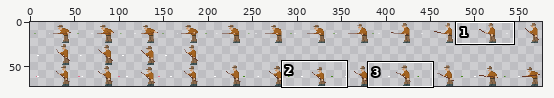
Sprite sheet -- resources/animations/pool_player.png. Above, an overview of the earlier version with the close-up marked.
Close-up. Earlier state:
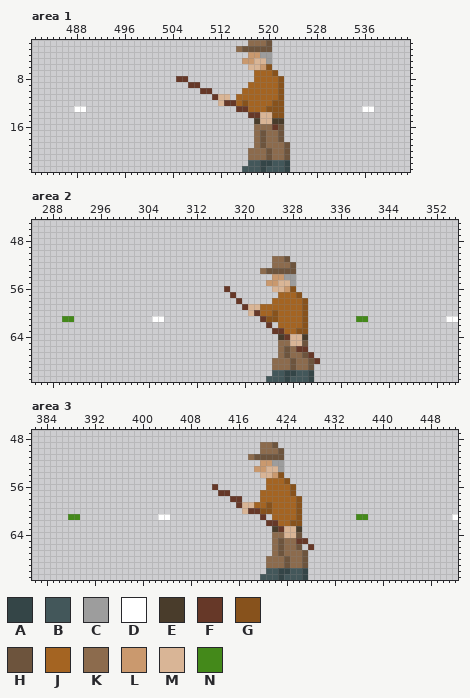
The file is 576x72 pixels. Colours within 5 levels of each other are drawn and written as one. Shown: area 1: x 481..543, y 2..23; area 2: x 285..355, y 45..71; area 3: x 382..452, y 47..71. The commit also changed other parts of the picture, which this record leaves out.
Palette (. is transparent): A #344547  B #43575a  C #9d9d9d  D #ffffff  E #493c2b  F #663828  G #87521c  H #6d543d  J #a46422  K #8c6b4d  L #ca996e  M #d9b596  N #44891a
Pixels before, area 1, first column x 488:
 2 .............................KKKH.................
 3 ...........................KHHHHH.................
 4 .............................LLCC.................
 5 ............................LLMMC.................
 6 .............................MMLG.................
 7 ..............................JJJG................
 8 .................FF...........JJJJG...............
 9 ...................FF........JJJJJG...............
10 .....................FF.....JJJJJJG...............
11 .......................FMM.JJJJJJJG...............
12 ........................MFFJGJJJJGG...............
13 DD.........................FFJJJGGG.............DD
14 .............................FFMMGG...............
15 ..............................EMMEE...............
16 ..............................KKKFH...............
17 ..............................KHKKH...............
18 ..............................KHKKH...............
19 ..............................KHKKKH..............
20 .............................KKKHKKH..............
21 .............................KKKHKKH..............
22 .............................BBAABBA..............
23 ............................BBBABBBA..............
Pixels before, area 2, first column x 290:
51 ...................................KKH............................
52 ...................................KKKH...........................
53 .................................KHHHHH...........................
54 ...................................LLCC...........................
55 ..................................LLMMC...........................
56 ...........................F.......MMLG...........................
57 ............................F.......JJJG..........................
58 .............................F.....JJJJJG.........................
59 ..............................FMMJJJJJJJG.........................
60 ...............................MFJJGJJJJG.........................
61 NN.............DD................FGGJJJJG........NN.............DD
62 ..................................F.JJJJG.........................
63 ...................................FFJJGG.........................
64 ....................................EFMME.........................
65 ....................................KKMMH.........................
66 ....................................KHKFF.........................
67 ....................................KHKKHF........................
68 ...................................KKKHKKHF.......................
69 ...................................KKKHKKH........................
70 ...................................BBAABBA........................
71 ..................................BBBABBBA........................
Pixels before, area 3, first column x 388:
49 ................................KKH..............................
50 ................................KKKH.............................
51 ..............................KHHHHH.............................
52 ................................LLCC.............................
53 ...............................LLMMC.............................
54 ................................MMLG.............................
55 .................................JJJG............................
56 ........................F........JJJJG...........................
57 .........................FF.....JJJJJG...........................
58 ...........................FF...JJJJJJG..........................
59 ............................FMMJJGJJJJG..........................
60 .............................MFFGGJJJJG..........................
61 NN.............DD...............F.JJJJG.........NN..............D
62 .................................FFJJGG..........................
63 ..................................EFMME..........................
64 ..................................KKMMH..........................
65 ..................................KHKKFF.........................
66 ..................................KHKKH.F........................
67 ..................................KHKKKH.........................
68 .................................KKKHKKH.........................
69 .................................KKKHKKH.........................
70 .................................BBAABBA.........................
71 ................................BBBABBBA.........................
After the commit:
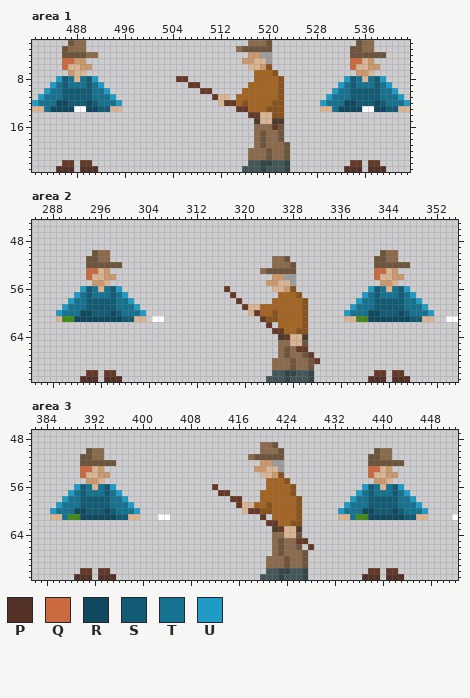
Colours new in this view: P #533126  Q #cb693f  R #0f495f  S #125b75  T #167291  U #209bc6
Difference:
Changed rows in their new state; - is an unchanged pixel.
Area 1:
first column x 481:
 2 ------HKK---------------------------------------------HKK------
 3 -----HKKK--------------------------------------------HHKK------
 4 -----HHHHKK------------------------------------------HHHHHH----
 5 -----QQLL--------------------------------------------QQML------
 6 -----QMMLL-------------------------------------------QMMLL-----
 7 ------LMM---------------------------------------------LLM------
 8 ----USTMTSU-----------------------------------------USTMTSU----
 9 ---UTSTTTSTU---------------------------------------UTSTTTSTU---
10 --UTTSSSSSTTU-------------------------------------UTTSSSSSTTU--
11 -UTTTSSSSSTTTU-----------------------------------UTTTSSSSSTTTU-
12 UTTTRRSSSRSTTTU---------------------------------UTTTRRSSSRSTTTU
13 MMTRRRR--RRSSMM---------------------------------MMTRRRR--RRSSMM
first column x 485:
22 -FF-FF-------------------------------------------FF-FF-
23 PPP-PPP-----------------------------------------PPP-PPP
Area 2:
first column x 289:
50 ------HKK---------------------------------------------HKK------
51 -----HHKK--------------------------------------------HHKK------
52 -----HHHHHH------------------------------------------HHHHHH----
53 -----QQML--------------------------------------------QQML------
54 -----QMMLL-------------------------------------------QMMLL-----
55 ------LLM---------------------------------------------LLM------
56 ----USTMTSU-----------------------------------------USTMTSU----
57 ---UTSTTTSTU---------------------------------------UTSTTTSTU---
58 --UTTSSSSSTTU-------------------------------------UTTSSSSSTTU--
59 -UTTTSSSSSTTTU-----------------------------------UTTTSSSSSTTTU-
60 UTTTRRSSSRSTTTU---------------------------------UTTTRRSSSRSTTTU
61 M--RRRRRRRRSSMM---------------------------------MM--RRRRRRRSSMM
first column x 293:
70 -FF-FF-------------------------------------------FF-FF-
71 PPP-PPP-----------------------------------------PPP-PPP
Area 3:
first column x 385:
50 ------HKK---------------------------------------------HKK------
51 -----HHKK--------------------------------------------HHKK------
52 -----HHHHHH------------------------------------------HHHHHH----
53 -----QQML--------------------------------------------QQML------
54 -----QMMLL-------------------------------------------QMMLL-----
55 ------LLM---------------------------------------------LLM------
56 ----USTMTSU-----------------------------------------USTMTSU----
57 ---UTSTTTSTU---------------------------------------UTSTTTSTU---
58 --UTTSSSSSTTU-------------------------------------UTTSSSSSTTU--
59 -UTTTSSSSSTTTU-----------------------------------UTTTSSSSSTTTU-
60 UTTTRRSSSRSTTTU---------------------------------UTTTRRSSSRSTTTU
61 MMT--RRRRRRSSMM---------------------------------MMT--RRRRRRSSMM
first column x 389:
70 -FF-FF-------------------------------------------FF-FF-
71 PPP-PPP-----------------------------------------PPP-PPP
